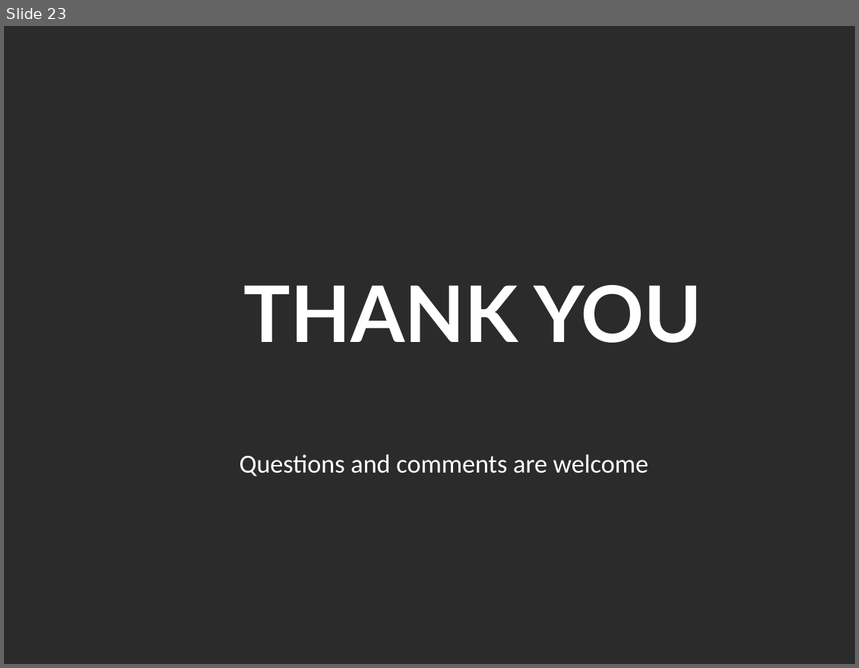
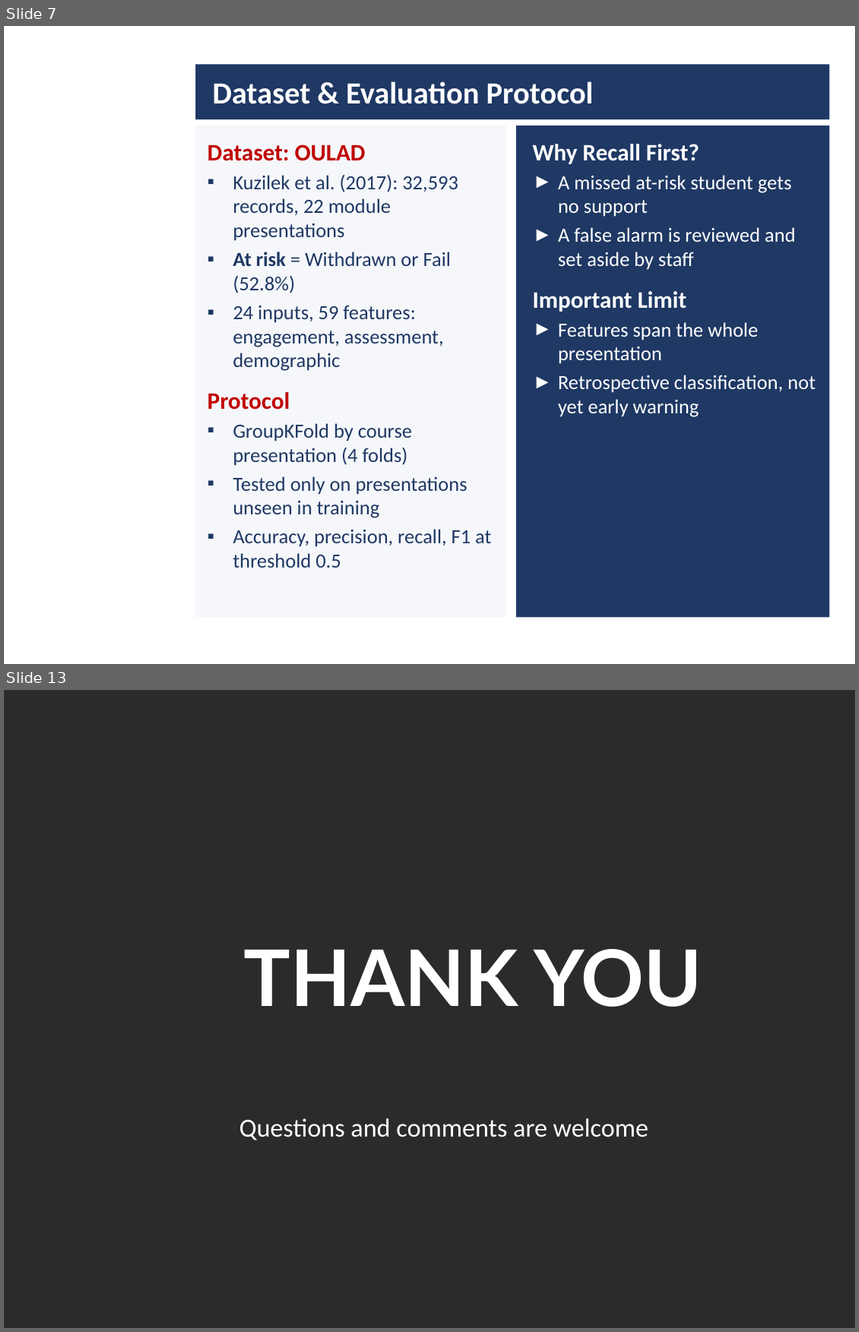
Before and after one commit to daniel-larry/python-run-result, a slide deck: Internal_Defense_Presentation.pptx. Shown one above the other, each under a label of ours: slide 23 before the commit, slides 7 and 13 after it; the slides between them are not shown. The pictures are 859x668 and 859x1332 pixels, drawn with LibreOffice and Linux fonts; fonts in the diff are those of the drawing; background and template pictures are left out; a plain dark background stands for a picture behind light text. Boxes give left, top, right and bottom in pixels: in the first picture for what was removed or moved away, otherwise in the second. Text is boxed around its words. In the diff, an @@ line names an element or a change of style, - is before the commit and + after.

```diff
--- a/Internal_Defense_Presentation.pptx
+++ b/Internal_Defense_Presentation.pptx
@@ slide 7 added at box(4, 26, 855, 664), background picture (left out) @@
@@ rectangle added at box(196, 64, 829, 119), fill #1F3864 @@
@@ title added at box(212, 81, 594, 104), 26 pt, text #FFFFFF, bold @@
+Dataset & Evaluation Protocol
@@ rectangle added at box(196, 126, 506, 617), fill #F5F7FA @@
@@ rectangle added at box(516, 126, 829, 617), fill #1F3864 @@
@@ text added at box(208, 145, 491, 568), 17 pt, text #1F3864 @@
+Dataset: OULAD
+▪ Kuzilek et al. (2017): 32,593 records, 22 module presentations
+▪ At risk = Withdrawn or Fail (52.8%)
+▪ 24 inputs, 59 features: engagement, assessment, demographic
+Protocol
+▪ GroupKFold by course presentation (4 folds)
+▪ Tested only on presentations unseen in training
+▪ Accuracy, precision, recall, F1 at threshold 0.5
@@ text added at box(533, 144, 816, 417), 17 pt, text #FFFFFF @@
+Why Recall First?
+► A missed at-risk student gets no support
+► A false alarm is reviewed and set aside by staff
+Important Limit
+► Features span the whole presentation
+► Retrospective classification, not yet early warning
@@ what was slide 23 is now slide 13 @@
```
Also in this commit, not shown: 4 slides changed, 7 other slides added, 18 slides removed.
